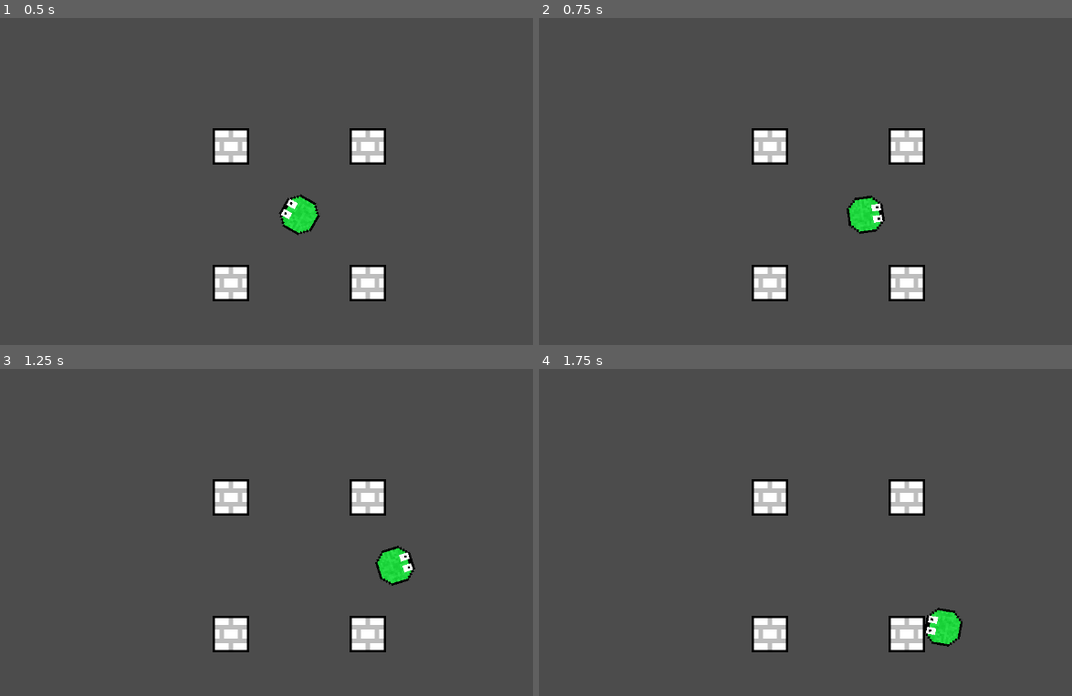
Above: before the commit, frames 1-4 (two rows, left to right).
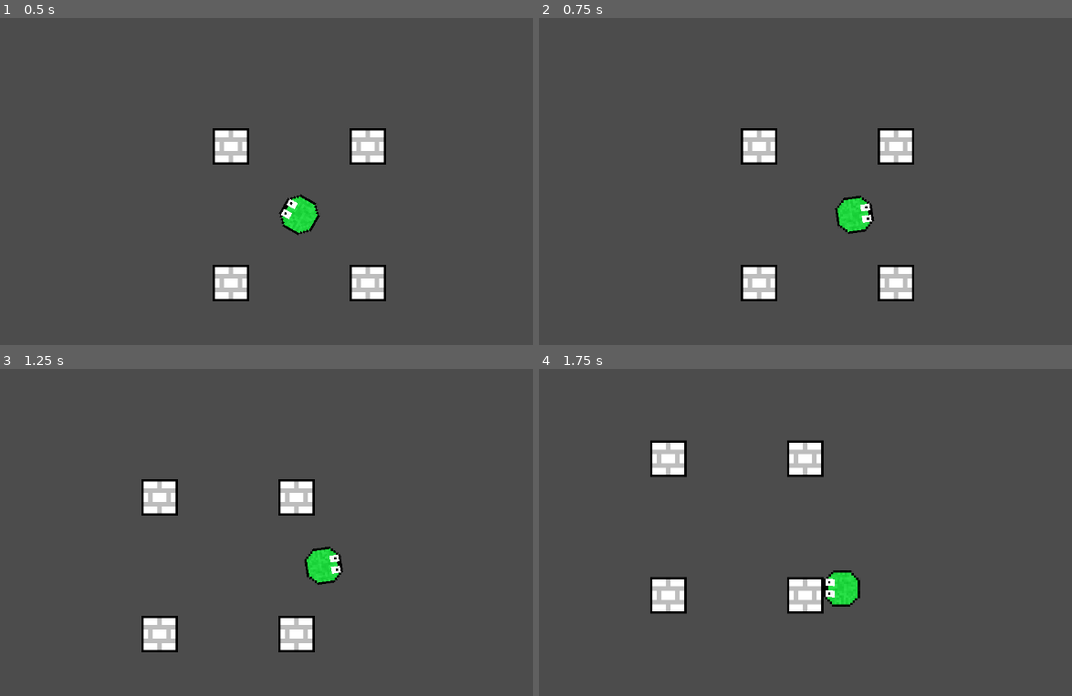
Above: after the commit, the same moments.

Repository: ubco-video-game-development-club/intro-to-godot
Game: Godot game, scene res://Scenes/Level.tscn
The game is run twice, just before and just after one commit, with the same random seed, the same clock (stepped at 60 frames per second) and the same inputs. The project has no main scene, so this scene is started directly.
Inputs (mouse positions are in pixels of both pictures, inside the frame that each line leads up to):
- Up to frame 1 (0.5 s): no input
- Up to frame 2 (0.75 s): tap Enter at 0.5 s; move the mouse to (997, 194) at 0.52 s; hold D (move_right) from 0.53 s (still down)
- Up to frame 3 (1.25 s): keep holding D (move_right)
- Up to frame 4 (1.75 s): move the mouse to (693, 584) at 1.27 s; release D (move_right) at 1.28 s; hold S (move_down) from 1.28 s (still down)

Frame 1 is identical in both runs. In frame 2, 3.4% of the frame differs, in the area x 37-73%, y 33-87%; in frame 3, 7.3%; in frame 4, 7.4%, in the area x 20-80%, y 21-87%.

Commit message:
Added camera follow

Diff:
--- a/reference-2/Scenes/Level.tscn
+++ b/reference-2/Scenes/Level.tscn
@@ -12,11 +12,12 @@
 
 [node name="Level" type="Node2D"]
 
-[node name="Camera" type="Camera2D" parent="."]
-current = true
-
 [node name="Player" type="KinematicBody2D" parent="."]
 script = ExtResource( 2 )
+
+[node name="Camera" type="Camera2D" parent="Player"]
+current = true
+smoothing_enabled = true
 
 [node name="Sprite" type="Sprite" parent="Player"]
 texture = ExtResource( 1 )
